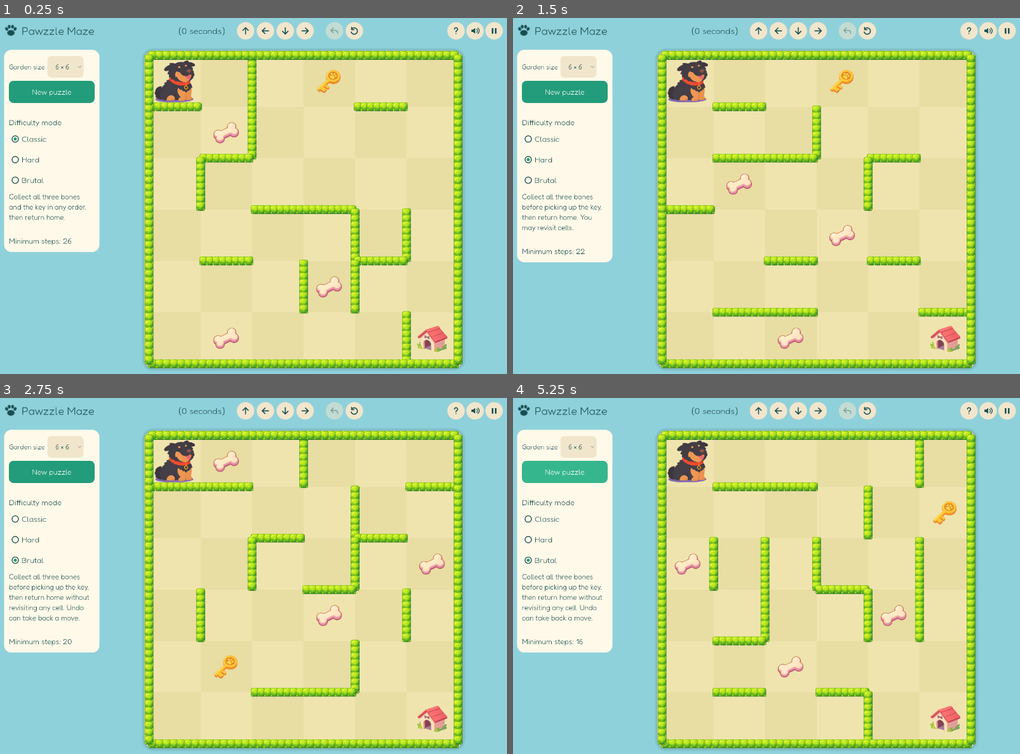
Above: before the commit, frames 1-4 (two rows, left to right).
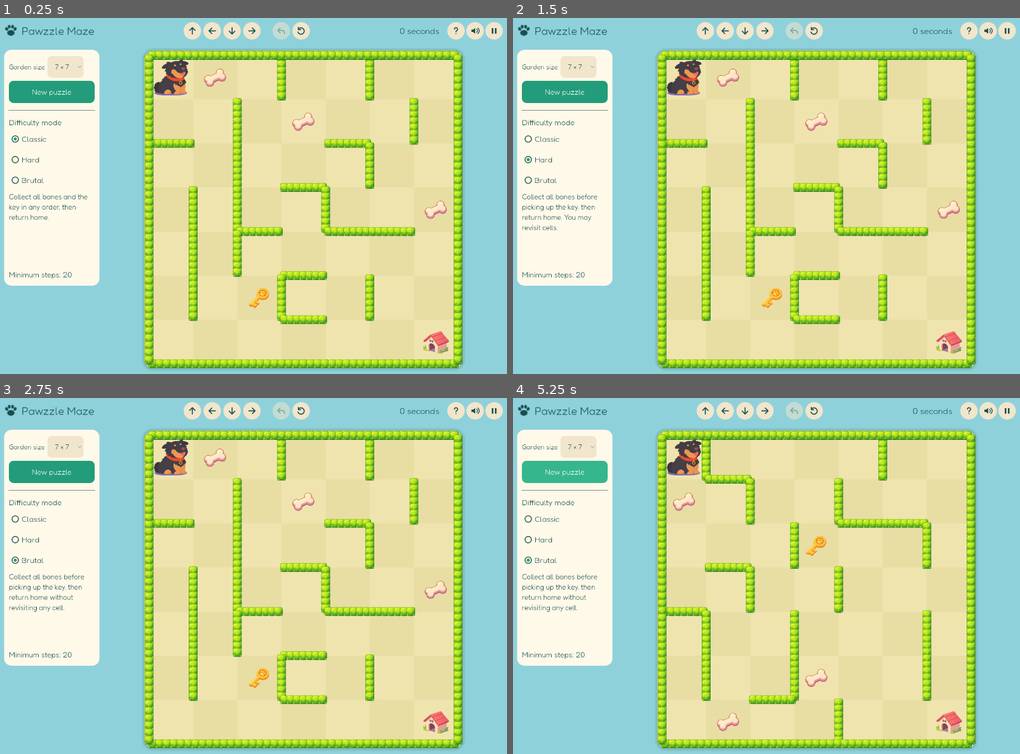
Above: after the commit, the same moments.

Repository: timothylee58/Pawzzle-Maze
Game: Godot game, scene res://garden/main.tscn
The game is run twice, just before and just after one commit, with the same random seed, the same clock (stepped at 60 frames per second) and the same inputs. Sound files missing from this copy of the repository are replaced by a short silence.
Inputs (mouse positions are in pixels of both pictures, inside the frame that each line leads up to; where the layout moved, square brackets give the same spot in the first picture):
- Up to frame 1 (0.25 s): no input
- Up to frame 2 (1.5 s): click (812, 32) [867, 32] at 0.5 s; click "Hard" at 1.25 s
- Up to frame 3 (2.75 s): click "Brutal" at 2 s
- Up to frame 4 (5.25 s): click (812, 412) [867, 412] at 2.75 s; click (812, 412) [867, 412] at 3.5 s; click "New puzzle" at 4.25 s; click "New puzzle" at 5 s

The runs differ from the first frame. In frame 1, 14% of the frame differs, in the area x 0-89%, y 1-96%; in frame 2, 12%; in frame 3, 12%; in frame 4, 12%.

Commit message:
Preserve mazes across modes and support five-bone gardens

Diff:
--- a/games/godot/garden/brutal_test.gd
+++ b/games/godot/garden/brutal_test.gd
@@ -12,14 +12,14 @@
 
 # Independent enumeration on small boards; no production transitions/search.
 func oracle(level: Dictionary, pos: int = 0, mask: int = 0, key: bool = false, visited: Array = [0]) -> int:
-	if pos == level.home and mask == 7 and key: return 0
+	if pos == level.home and mask == (1 << level.items.size()) - 1 and key: return 0
 	var best := 99999
 	for next in level.edges[pos]:
 		if visited.has(next) or (next == level.home and not key): continue
 		var next_mask := mask
-		for i in 3:
+		for i in level.items.size():
 			if next == level.items[i]: next_mask |= 1 << i
-		var next_key: bool = key or (next == level.key and mask == 7)
+		var next_key: bool = key or (next == level.key and mask == (1 << level.items.size()) - 1)
 		var distance := oracle(level, next, next_mask, next_key, visited + [next])
 		if distance >= 0: best = mini(best, distance + 1)
 	return -1 if best == 99999 else best
--- a/games/godot/garden/integration_test.gd
+++ b/games/godot/garden/integration_test.gd
@@ -13,6 +13,7 @@
 	root.size = Vector2i(1280, 900)
 	root.add_child(game)
 	await process_frame
+	check(game.level.size == 7 and game.size_select.get_selected_id() == 7, "default garden is 7x7")
 	var original: Dictionary = game.saves.duplicate(true)
 	game.saves = {"bests": {}, "muted": false}
 	game.level = game.rules.generate_legacy(6, "PAW-1024")
@@ -138,19 +139,20 @@
 			var valid_order := true
 			for cell in path:
 				state = game.rules.move(level, state, cell)
-				if state.key and state.mask != 7: valid_order = false
+				if state.key and state.mask != (1 << level.items.size()) - 1: valid_order = false
 			check(not path.is_empty() and game.rules.won(level, state) and valid_order, "hard solvable and ordered size %d sample %d" % [n, sample])
 
-	check(game.timer_label.text == "(0 seconds)", "timer displays elapsed seconds")
+	check(game.timer_label.text == "0 seconds", "timer displays elapsed seconds")
 	for n in range(5, 15):
 		for sample in 100:
 			for hard in [false, true]:
 				var puzzle: Dictionary = game.rules.generate(n, "verified-%d-%d" % [n, sample], hard)
+				check(puzzle.items.size() == (5 if n >= 9 else 3), "size determines bone count")
 				var seen := {0: true}
 				var current: Dictionary = game.rules.initial()
 				var valid := true
 				for cell in puzzle.route:
-					if seen.has(cell) or (cell == puzzle.key and current.mask != 7): valid = false
+					if seen.has(cell) or (cell == puzzle.key and current.mask != (1 << puzzle.items.size()) - 1): valid = false
 					seen[cell] = true
 					current = game.rules.move(puzzle, current, cell)
 					if current.is_empty():
@@ -224,13 +226,28 @@
 	for control in game.direction_buttons + [game.undo_button, game.restart_button, game.sound, game.pause_button, game.help_back]:
 		check(is_equal_approx(control.size.x, control.size.y), "icon control is circular, not elliptical")
 	check(absf(game.timer_label.get_global_rect().get_center().y - game.pause_button.get_global_rect().get_center().y) < 1, "all toolbar controls align horizontally")
-	check(game.directions.global_position.x - game.timer_label.get_global_rect().end.x >= 18, "timer group has invisible divider")
+	check(game.timer_label.global_position.x > game.restart_button.get_global_rect().end.x, "timer is on right side of grid")
 	check(game.undo_button.global_position.x - game.directions.get_global_rect().end.x >= 18, "arrows group has invisible divider")
 	check(game.size_select.alignment == HORIZONTAL_ALIGNMENT_CENTER, "dropdown text centered")
 	check(game.theme.default_font.base_font.resource_path.ends_with("Fredoka.ttf"), "Fredoka is the game theme")
 
+	game.generate()
+	await process_frame
+	await process_frame
+	var stable_level: Dictionary = game.level.duplicate(true)
+	var stable_panel: Vector2 = game.setup_panel.size
+	game.elapsed = 123.0
+	game._update_timer()
+	await click_button(game.restart_button)
+	check(game.elapsed < 1 and game.timer_label.text == "0 seconds", "real Restart click resets timer")
+	game.elapsed = 67.0
+	gpx.set_pause_reason("manual", true)
+	await click_button(game.restart_button)
+	check(not paused and game.elapsed < 1 and game.timer_label.text == "0 seconds", "Restart works while paused and resets timer")
 	for mode in 3:
 		await click_button(game.mode_buttons[mode])
+		check(game.level.edges == stable_level.edges and game.level.items == stable_level.items and game.level.key == stable_level.key and game.level.seed == stable_level.seed, "mode switch keeps exact maze and objects")
+		check(game.setup_panel.size.is_equal_approx(stable_panel), "sidebar dimensions stay fixed across modes")
 		check(game.selected_mode == mode and game.mode_buttons[mode].button_pressed, "radio click selects mode")
 		for other in 3:
 			check(game.mode_buttons[other].button_pressed == (other == mode), "exactly one difficulty selected")
@@ -241,7 +258,12 @@
 		check(paused and game.tutorial_state.pos == 0, "tutorial opens fresh and pauses main game")
 		game._tutorial_move(Vector2i.UP)
 		check(game.tutorial_state.pos == 0, "tutorial vertical arrow cannot move")
-		for i in 13:
+		await process_frame
+		await click_tutorial(game.tutorial, 1)
+		check(game.tutorial_state.pos == 1, "tutorial cell click moves dog")
+		await click_tutorial(game.tutorial, 5)
+		check(game.tutorial_state.pos == 1, "tutorial rejects non-adjacent cell click")
+		for i in 12:
 			await click_button(game.tutorial_buttons[3])
 		check(game.rules.won(game.tutorial_level, game.tutorial_state), "tutorial solved with real arrow clicks in each mode")
 		check(game.state == original_state and game.elapsed == original_elapsed, "tutorial leaves main puzzle and timer unchanged")
@@ -280,3 +302,18 @@
 	click.pressed = false
 	root.push_input(click, true)
 	await process_frame
+
+func click_tutorial(strip: Control, cell_index: int) -> void:
+	var side := maxf(1, minf((strip.size.x - 28) / 14.0, 100.0))
+	var point := strip.global_position + Vector2((strip.size.x - side * 14) / 2 + side * (cell_index + 0.5), strip.size.y / 2)
+	var event := InputEventMouseButton.new()
+	event.button_index = MOUSE_BUTTON_LEFT
+	event.position = point
+	event.global_position = point
+	event.pressed = true
+	root.push_input(event, true)
+	await process_frame
+	event = event.duplicate()
+	event.pressed = false
+	root.push_input(event, true)
+	await process_frame
--- a/games/godot/garden/main.gd
+++ b/games/godot/garden/main.gd
@@ -19,9 +19,9 @@
 var setup_panel: PanelContainer
 const MODE_NAMES := ["Classic", "Hard", "Brutal"]
 const MODE_DESCRIPTIONS := [
-	"Collect all three bones and the key in any order, then return home.",
-	"Collect all three bones before picking up the key, then return home. You may revisit cells.",
-	"Collect all three bones before picking up the key, then return home without revisiting any cell. Undo can take back a move."
+	"Collect all bones and the key in any order, then return home.",
+	"Collect all bones before picking up the key, then return home. You may revisit cells.",
+	"Collect all bones before picking up the key, then return home without revisiting any cell."
 ]
 var selected_mode := 0
 var mode_buttons: Array[CheckBox] = []
@@ -161,12 +161,14 @@
 	brand.add_child(brand_title)
 	header_right = VBoxContainer.new()
 
-	timer_label = label("(0 seconds)", 22)
+	timer_label = label("0 seconds", 22)
 	timer_label.horizontal_alignment = HORIZONTAL_ALIGNMENT_LEFT
 	timer_label.vertical_alignment = VERTICAL_ALIGNMENT_CENTER
 	timer_label.autowrap_mode = TextServer.AUTOWRAP_OFF
 	var tools_row := HBoxContainer.new()
 	header_right.add_child(tools_row)
+	tools_row.add_child(timer_label)
+	_add_gap(tools_row, 12)
 	tools_row.add_child(icon_button("help", "How to play", _show_help))
 	sound = icon_button("muted" if saves.muted else "sound", "Turn sound on" if saves.muted else "Mute sound", _toggle_sound)
 	tools_row.add_child(sound)
@@ -217,8 +219,6 @@
 	toolbar = HBoxContainer.new()
 	toolbar.add_theme_constant_override("separation", 6)
 	control_row.add_child(toolbar)
-	toolbar.add_child(timer_label)
-	_add_gap(toolbar, 18)
 	directions = GridContainer.new()
 	directions.columns = 4
 	directions.add_theme_constant_override("h_separation", 6)
@@ -242,6 +242,7 @@
 	undo_button = icon_button("undo", "Undo last move", undo)
 	toolbar.add_child(undo_button)
 	restart_button = icon_button("restart", "Restart puzzle", restart)
+	restart_button.process_mode = Node.PROCESS_MODE_ALWAYS
 	toolbar.add_child(restart_button)
 	var toolbar_flex := Control.new()
 	toolbar_flex.size_flags_horizontal = Control.SIZE_EXPAND_FILL
@@ -264,7 +265,7 @@
 	size_select.add_theme_font_size_override("font_size", 17)
 	size_select.get_popup().add_theme_font_size_override("font_size", 17)
 	size_select.alignment = HORIZONTAL_ALIGNMENT_CENTER
-	size_select.selected = 1
+	size_select.selected = 2
 	size_select.custom_minimum_size.y = 44
 	size_select.add_theme_stylebox_override("normal", style("#f1e6cc", 10))
 	size_select.add_theme_color_override("font_color", Color("#174f50"))
@@ -277,9 +278,9 @@
 	var new_puzzle := button("New puzzle", generate, true)
 	new_puzzle.add_theme_font_size_override("font_size", 19)
 	setup.add_child(new_puzzle)
-	var mode_gap := Control.new()
-	mode_gap.custom_minimum_size.y = 20
-	setup.add_child(mode_gap)
+	var divider := HSeparator.new()
+	divider.custom_minimum_size.y = 20
+	setup.add_child(divider)
 	setup.add_child(label("Difficulty mode", 20))
 	var mode_group := ButtonGroup.new()
 	for index in MODE_NAMES.size():
@@ -297,12 +298,16 @@
 		setup.add_child(choice)
 		mode_buttons.append(choice)
 	mode_description = label(MODE_DESCRIPTIONS[selected_mode], 18)
-	setup.add_child(mode_description)
+	var description_space := Control.new()
+	description_space.custom_minimum_size.y = 160
+	setup.add_child(description_space)
+	description_space.add_child(mode_description)
+	mode_description.set_anchors_and_offsets_preset(Control.PRESET_FULL_RECT)
 	var optimum_gap := Control.new()
 	optimum_gap.custom_minimum_size.y = 20
 	setup.add_child(optimum_gap)
 	minimum_label = label("", 19)
-	minimum_label.tooltip_text = "Fewest legal tile moves from the start to collect all three bones and the key, then reach home in the selected mode."
+	minimum_label.tooltip_text = "Fewest legal tile moves from the start to collect all bones and the key, then reach home in the selected mode."
 	setup.add_child(minimum_label)
 	overlay = _make_overlay()
 	var win_box := VBoxContainer.new()
@@ -345,6 +350,7 @@
 	help_box.add_child(help_title)
 	tutorial = TutorialStrip.new()
 	tutorial.name = "TutorialStrip"
+	tutorial.cell_pressed.connect(_tutorial_step)
 	help_box.add_child(tutorial)
 	tutorial_status = label("", 18)
 	tutorial_status.horizontal_alignment = HORIZONTAL_ALIGNMENT_CENTER
@@ -361,12 +367,9 @@
 		tutorial_controls.add_child(arrow)
 		tutorial_buttons.append(arrow)
 	tutorial_controls.add_child(icon_button("restart", "Restart tutorial", _reset_tutorial))
-	_add_help_section(help_box, "Your goal", "Guide Mocha to collect all three bones and one key, then return to the doghouse. Each puzzle has a verified route without backtracking.")
+	_add_help_section(help_box, "Your goal", "Collect three bones on 5×5–8×8 gardens, or five bones on 9×9–14×14 gardens. Pick up the key and return to the doghouse. Every puzzle has a verified route without backtracking. Practise on the strip by clicking an adjacent tile or using the arrows.")
 	for index in MODE_NAMES.size():
 		_add_help_section(help_box, MODE_NAMES[index] + " mode", MODE_DESCRIPTIONS[index])
-	_add_help_section(help_box, "Moving Mocha", "Drag Mocha along open paths, tap an adjacent tile, or use the arrow buttons. On a keyboard, use the arrow keys or WASD. Hedges block movement. Paw prints show your path.")
-	_add_help_section(help_box, "Puzzle controls", "Undo takes back one move without changing the timer. Restart resets the current puzzle and timer. New puzzle generates another garden. Pause blurs the grid and stops the timer.")
-	_add_help_section(help_box, "Timing and practice", "The timer starts when a puzzle is generated and pauses while this guide is open. Use the arrows above to practise, then return to your puzzle with the back arrow.")
 	_add_help_section(help_box, "Created by", "Frankie, Timothy, Han and Colin")
 	help_cover.hide()
 	scroll.show()
@@ -410,9 +413,9 @@
 
 func generate() -> void:
 	var seed_value := str(Time.get_ticks_usec()) + "-" + str(randi())
-	level = rules.generate(size_select.get_selected_id(), seed_value, selected_mode > 0, selected_mode == 2)
-	optimal = rules.solve_result(level).minimum_steps
-	restart()
+	# Certify every garden for Brutal so switching modes never changes its layout.
+	level = rules.generate(size_select.get_selected_id(), seed_value, true, true)
+	_apply_mode()
 
 func _process(delta: float) -> void:
 	if timer_running and not get_tree().paused:
@@ -421,7 +424,7 @@
 
 func _update_timer() -> void:
 	var seconds := int(elapsed)
-	timer_label.text = "(%d seconds)" % seconds
+	timer_label.text = "%d seconds" % seconds
 
 func _show_help() -> void:
 	scroll.hide()
@@ -436,6 +439,7 @@
 	_paused(get_tree().paused)
 
 func restart() -> void:
+	get_node("/root/GPX").set_pause_reason("manual", false)
 	minimum_label.text = "Minimum steps: %d" % optimal if optimal >= 0 else "No solution"
 	state = rules.initial(level)
 	history.clear()
@@ -549,7 +553,13 @@
 	selected_mode = index
 	mode_buttons[index].set_pressed_no_signal(true)
 	mode_description.text = MODE_DESCRIPTIONS[index]
-	generate()
+	if not level.is_empty(): _apply_mode()
+
+func _apply_mode() -> void:
+	level.hard = selected_mode > 0
+	level.brutal = selected_mode == 2
+	optimal = rules.solve_result(level).minimum_steps
+	restart()
 
 func _add_help_section(parent: VBoxContainer, heading: String, body: String) -> void:
 	var section := VBoxContainer.new()
@@ -597,7 +607,11 @@
 
 func _tutorial_move(direction: Vector2i) -> void:
 	if rules.won(tutorial_level, tutorial_state) or direction.y != 0: return
-	var next: Dictionary = rules.move(tutorial_level, tutorial_state, tutorial_state.pos + direction.x)
+	_tutorial_step(tutorial_state.pos + direction.x)
+
+func _tutorial_step(cell: int) -> void:
+	if rules.won(tutorial_level, tutorial_state): return
+	var next: Dictionary = rules.move(tutorial_level, tutorial_state, cell)
 	if next.is_empty(): return
 	tutorial_history.append(tutorial_state)
 	tutorial_state = next
--- a/games/godot/garden/rules.gd
+++ b/games/godot/garden/rules.gd
@@ -74,6 +74,12 @@
 		if p != key_cell and items.size() < 3 and (not hard or accessible.has(p)): items.append(p)
 	return {"size": n, "seed": value, "hard": hard, "edges": edges, "items": items, "key": key_cell, "home": n * n - 1}
 
+func bone_count(n: int) -> int:
+	return 5 if n >= 9 else 3
+
+func all_bones_mask(level: Dictionary) -> int:
+	return (1 << level.items.size()) - 1
+
 func initial(level: Dictionary = {}) -> Dictionary:
 	var state := {"pos": 0, "mask": 0, "key": false, "moves": 0}
 	if level.get("brutal", false): state.visited = [0]
@@ -84,17 +90,17 @@
 	if level.get("brutal", false) and state.get("visited", [state.pos]).has(to): return {}
 	if to == level.home and not state.key: return {}
 	var i: int = level.items.find(to)
-	var next := {"pos": to, "mask": state.mask | ((1 << i) if i >= 0 else 0), "key": state.key or (to == level.key and (not level.get("hard", false) or state.mask == 7)), "moves": state.moves + 1}
+	var next := {"pos": to, "mask": state.mask | ((1 << i) if i >= 0 else 0), "key": state.key or (to == level.key and (not level.get("hard", false) or state.mask == all_bones_mask(level))), "moves": state.moves + 1}
 	if level.get("brutal", false):
 		next.visited = state.get("visited", [state.pos]).duplicate()
 		next.visited.append(to)
 	return next
 
 func won(level: Dictionary, state: Dictionary) -> bool:
-	return state.pos == level.home and state.mask == 7 and state.key
+	return state.pos == level.home and state.mask == all_bones_mask(level) and state.key
 
 func state_key(state: Dictionary) -> int:
-	return state.pos * 16 + state.mask * 2 + int(state.key)
+	return state.pos * 64 + state.mask * 2 + int(state.key)
 
 ## Exact shortest route through position, collected-bone mask and key possession.
 ## Every legal tile move costs one; blocked attempts never enter the queue.
@@ -117,7 +123,7 @@
 	var nodes: Array = [{"state": start, "prev": -1}]
 	var seen: Dictionary = {search_key(level, start): true}
 	var at := 0
-	# Classic/Hard: at most n*n*8*2 states. Brutal also tracks visited cells.
+	# Classic/Hard: at most n*n*32*2 states. Brutal also tracks visited cells.
 	# Generated Brutal puzzles use the pre-certified exact optimum above.
 	while at < nodes.size():
 		var state: Dictionary = nodes[at].state
@@ -164,13 +170,14 @@
 	return absi(a % n - b % n) + absi(a / n - b / n)
 
 func placement_valid(level: Dictionary) -> bool:
+	if level.items.size() != bone_count(level.size): return false
 	var objects: Array = level.items + [level.key, level.home]
 	for i in objects.size():
 		for j in range(i + 1, objects.size()):
 			if grid_distance(objects[i], objects[j], level.size) < 3: return false
 	var occupied := {}
 	for cell in level.items + [level.key]:
-		if cell == 0 or cell == level.home or occupied.has(quadrant(cell, level.size)): return false
+		if cell == 0 or cell == level.home: return false
 		occupied[quadrant(cell, level.size)] = true
 	if occupied.size() != 4: return false
 	var distances := home_distances(level)
@@ -214,6 +221,18 @@
 					if distances[candidate] < distances[bone]: bone = candidate
 			bones.append(bone)
 		if bones.size() == 3:
+			var extra_pool: Array = []
+			for group in groups: extra_pool.append_array(group)
+			while bones.size() < bone_count(level.size) and not extra_pool.is_empty():
+				var pick := int(rand_value() * extra_pool.size())
+				var extra: int = extra_pool.pop_at(pick)
+				var separated := true
+				for placed in bones + [cell, level.home]:
+					if grid_distance(extra, placed, level.size) < 3: separated = false
+				if separated: bones.append(extra)
+			if bones.size() != bone_count(level.size):
+				groups[q].append(cell)
+				continue
 			level.items = bones
 			level.key = cell
 			level.route = route
@@ -255,7 +274,7 @@
 	for cell in route:
 		if visited.has(cell): return false
 		visited[cell] = true
-		if cell == level.key and current.mask != 7: return false
+		if cell == level.key and current.mask != all_bones_mask(level): return false
 		current = move(strict, current, cell)
 		if current.is_empty(): return false
 	return won(strict, current)
@@ -313,6 +332,7 @@
 				queue.append(q)
 	level.edges = edges
 	level.items = [n, (n - 1) * n, bone]
+	if n >= 9: level.items.append_array([4 * n, 3 * n + n - 2])
 	level.key = n - 1
 	level.route = route
 	var certified := _certify_brutal(level)
--- a/games/godot/garden/solver_test.gd
+++ b/games/godot/garden/solver_test.gd
@@ -31,14 +31,14 @@
 			if distances[candidate] < distances[best]: best = candidate
 		pending.erase(best)
 		var cost: int = distances[best]
-		if best.x == level.home and best.y == 7 and best.z == 1: return cost
+		if best.x == level.home and best.y == (1 << level.items.size()) - 1 and best.z == 1: return cost
 		for target in level.edges[best.x]:
 			if target == level.home and best.z == 0: continue
 			var mask: int = best.y
-			for i in 3:
+			for i in level.items.size():
 				if target == level.items[i]: mask |= 1 << i
 			var key: int = best.z
-			if target == level.key and (not level.hard or best.y == 7): key = 1
+			if target == level.key and (not level.hard or best.y == (1 << level.items.size()) - 1): key = 1
 			var next := Vector3i(target, mask, key)
 			if not distances.has(next) or cost + 1 < distances[next]:
 				distances[next] = cost + 1
@@ -52,7 +52,7 @@
 	var answer: Dictionary = rules.solve_result(level, start)
 	check(answer.minimum_steps == oracle(level, start), "matches independent Dijkstra")
 	check(answer.solvable == (answer.minimum_steps >= 0), "explicit solvability")
-	check(answer.states_visited <= level.size * level.size * 16, "bounded state search")
+	check(answer.states_visited <= level.size * level.size * (1 << level.items.size()) * 2, "bounded state search")
 	check(start == untouched and level == level_before, "solver preserves inputs")
 	if answer.solvable:
 		var state: Dictionary = start.duplicate()
@@ -91,6 +91,13 @@
 		for hard in [false, true]:
 			level.hard = hard
 			verify(level)
+	# Five-bone inventory cannot alias another position or accept only three bones.
+	var five := fixture()
+	five.items = [0, 2, 5, 4, 3]
+	five.hard = true
+	verify(five)
+	verify(five, {"pos": 0, "mask": 15, "key": false, "moves": 2})
+	check(not rules.won(five, {"pos": 6, "mask": 7, "key": true, "moves": 9}), "five-bone win rejects three bones")
 	# Every supported generated garden size, both modes, deterministic seeds.
 	var maximum_us := 0
 	for n in range(5, 15):
@@ -105,6 +112,6 @@
 				var state: Dictionary = rules.initial()
 				for cell in answer.route: state = rules.move(level, state, cell)
 				check(rules.won(level, state), "generated optimum wins")
-				check(answer.states_visited <= n * n * 16, "generated search bound")
+				check(answer.states_visited <= n * n * (1 << level.items.size()) * 2, "generated search bound")
 	print("Garden BFS: %d checks; %d failures; slowest generated search %.2f ms." % [checks, failures, maximum_us / 1000.0])
 	quit(1 if failures else 0)
--- a/games/godot/garden/tutorial_strip.gd
+++ b/games/godot/garden/tutorial_strip.gd
@@ -1,4 +1,5 @@
 extends Control
+signal cell_pressed(cell: int)
 var textures: Dictionary = {}
 var state: Dictionary = {"pos": 0, "mask": 0, "key": false}
 var trail: Array = []
@@ -6,7 +7,7 @@
 
 func _ready() -> void:
 	custom_minimum_size.y = 130
-	mouse_filter = Control.MOUSE_FILTER_IGNORE
+	mouse_filter = Control.MOUSE_FILTER_STOP
 	for item in ["princess_mocha", "bone", "key", "dog_house", "wall_bush"]:
 		textures[item] = load("res://Sprites/textures/" + item + ".png")
 	resized.connect(queue_redraw)
@@ -49,3 +50,17 @@
 	state = current
 	trail = history
 	queue_redraw()
+
+func _gui_input(event: InputEvent) -> void:
+	var point: Vector2
+	if event is InputEventMouseButton and event.button_index == MOUSE_BUTTON_LEFT and event.pressed:
+		point = event.position
+	elif event is InputEventScreenTouch and event.pressed:
+		point = event.position
+	else:
+		return
+	var cell := maxf(1, minf((size.x - 28) / 14.0, 100.0))
+	var origin := Vector2((size.x - cell * 14) / 2, (size.y - cell) / 2)
+	if Rect2(origin, Vector2(cell * 14, cell)).has_point(point):
+		cell_pressed.emit(int((point.x - origin.x) / cell))
+		accept_event()
Not shown, changed: docs/GODOT_GARDEN_RELEASE.md
Not shown, changed: releases/pawzzle-mochas-garden-gamepix.zip
